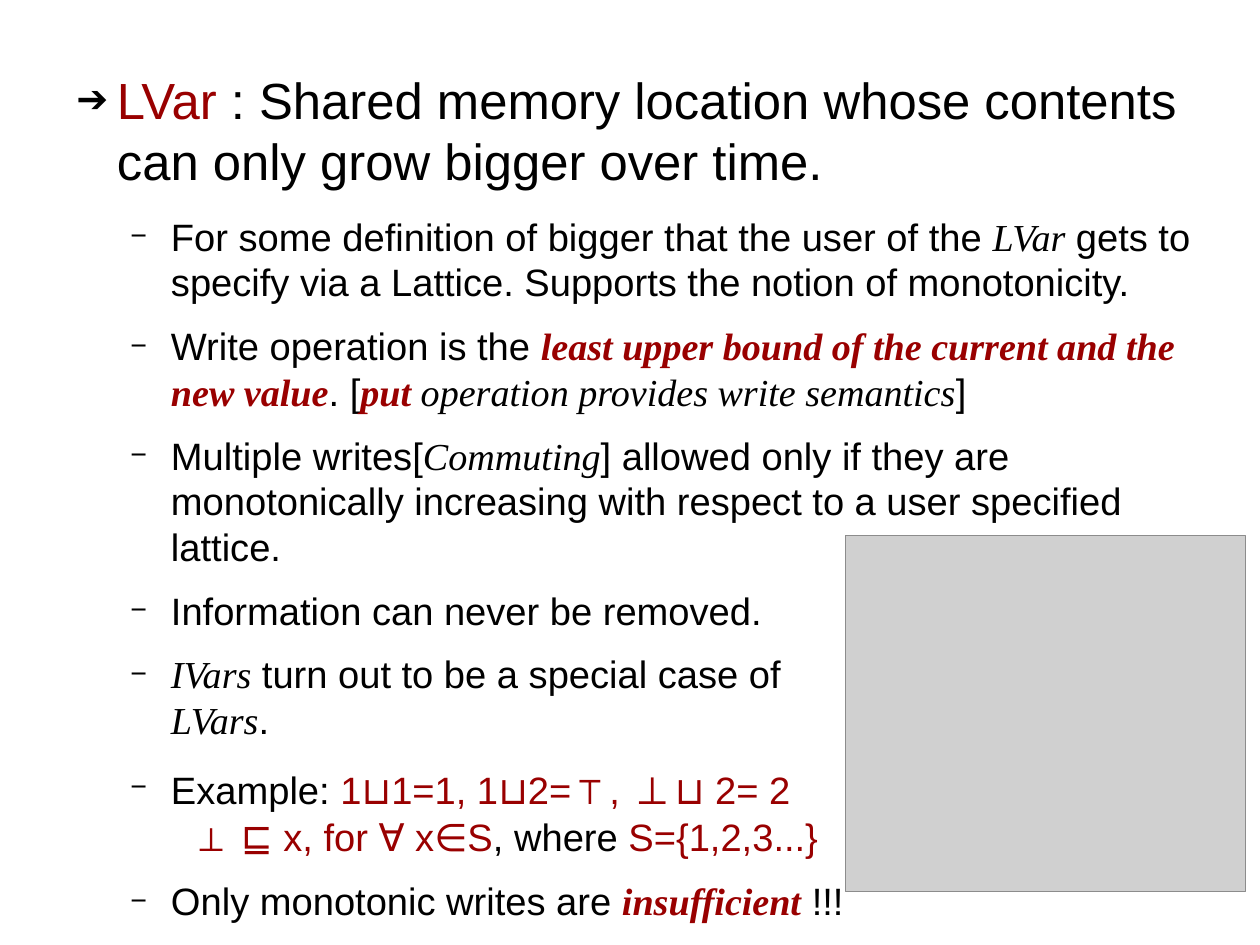
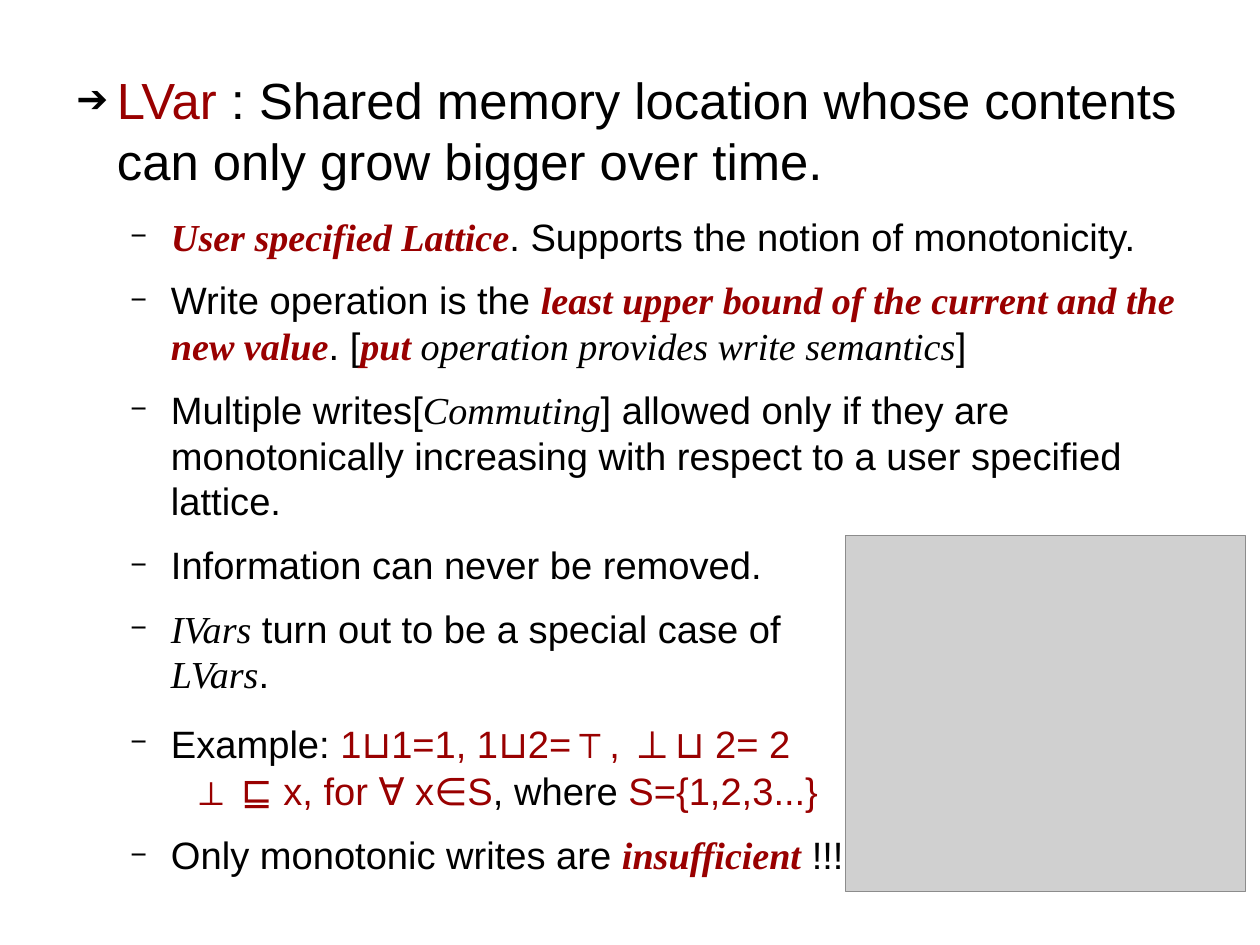
Before and after one commit to sentinel88/Personal, a slide deck: slide 7 of Talk.odp. Drawn at 1260x945 pixels with LibreOffice and Linux fonts; fonts in the diff are those of the drawing; grey boxes stand for pictures. Boxes give left, top, right and bottom in pixels: in the first picture for what was removed or moved away, otherwise in the second. Text is boxed around its words. In the diff, an @@ line names an element or a change of style, - is before the commit and + after.

```diff
--- a/Talk.odp
+++ b/Talk.odp
@@ text at bbox=[171, 223, 1136, 259]: text changed @@
-  − For some definition of bigger that the user of the LVar gets to specify via a Lattice. Supports the notion of monotonicity.
+  − User specified Lattice. Supports the notion of monotonicity.
```
Also in this commit, not shown: 17 other slides changed, 1 other file.
